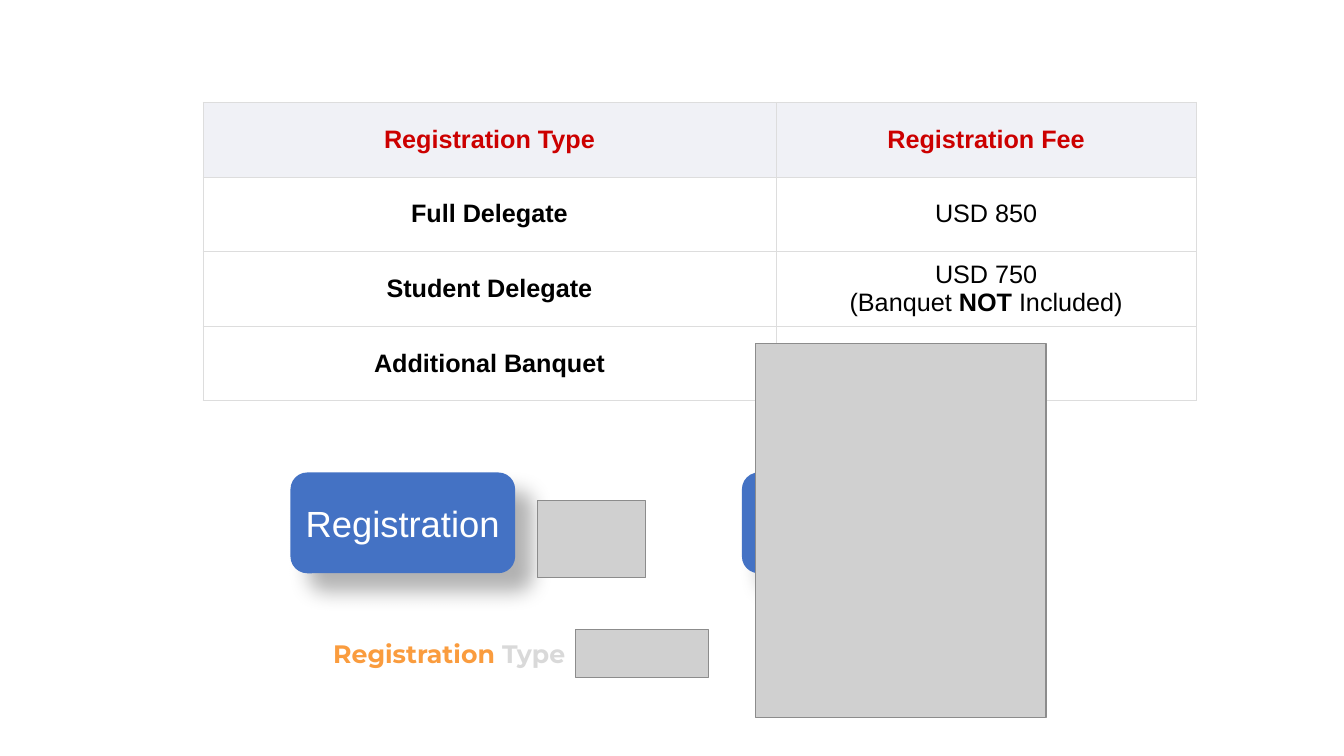
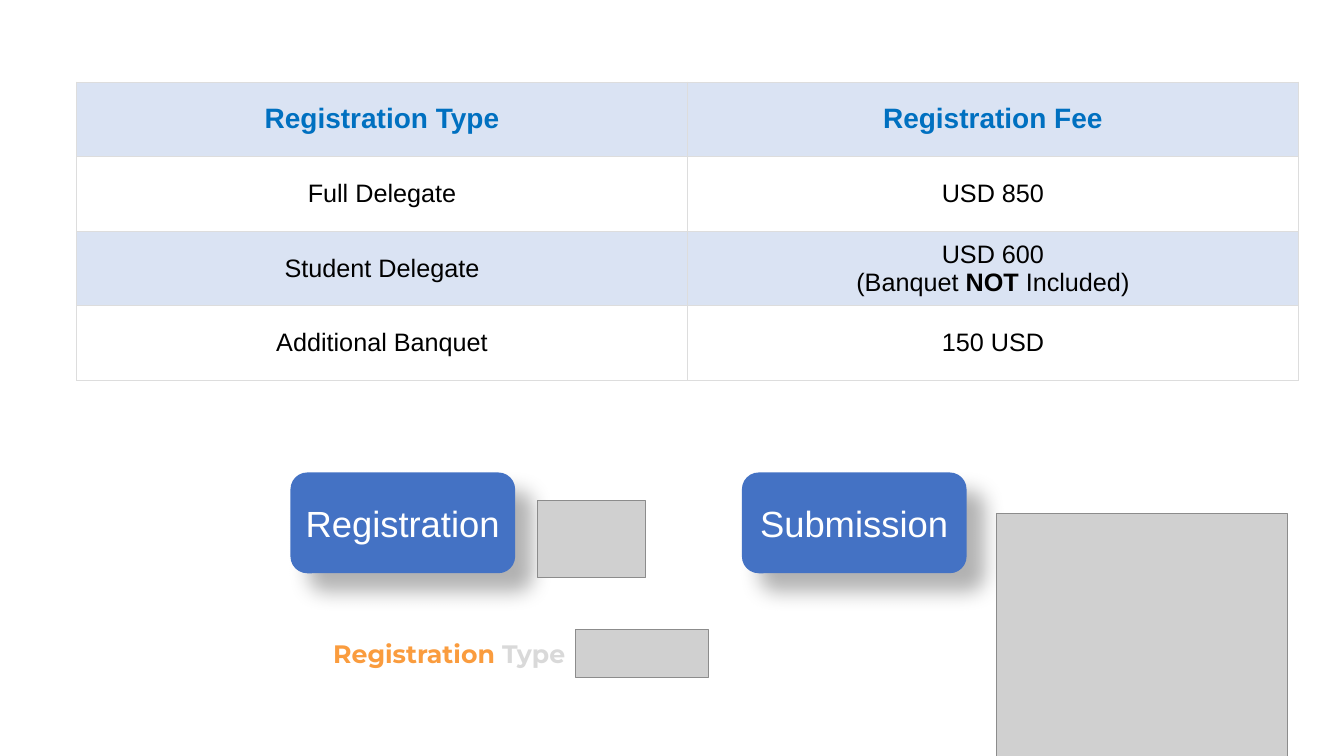
Before and after one commit to zhangxy911/zhangxy911.github.io, a slide deck: slide 2 of assets/figures.pptx (slide 1 before the commit). Drawn at 1344x756 pixels with LibreOffice and Linux fonts; fonts in the diff are those of the drawing; grey boxes stand for pictures. Boxes give left, top, right and bottom in pixels: in the first picture for what was removed or moved away, otherwise in the second. Text is boxed around its words. In the diff, an @@ line names an element or a change of style, - is before the commit and + after.

```diff
--- a/assets/figures.pptx
+++ b/assets/figures.pptx
@@ table at [77,82,1299,380] @@
-row 3, column 2: USD 750 / (Banquet NOT Included)
+row 3, column 2: USD 600 / (Banquet NOT Included)
@@ fill #F0F1F6 to #DAE3F3 in row 1 @@
@@ fill #FFFFFF to #DAE3F3 in row 3 @@
@@ size 18 to 20 pt, text colour #CC0000 to #0070C0 in "Registration Type", "Registration Fee" @@
@@ bold off in "Full Delegate", "Student Delegate", "Additional Banquet" @@
@@ table: place and size @@
-table at [203,102,1197,400]
+table at [77,82,1299,380]
@@ text in rounded rectangle at [760,510,948,538]: text added @@
+Submission
@@ picture: place and size @@
-picture at [756,344,1047,718]
+picture at [997,513,1288,756]
```
Also in this commit, not shown: 1 slide added, 10 other files.
